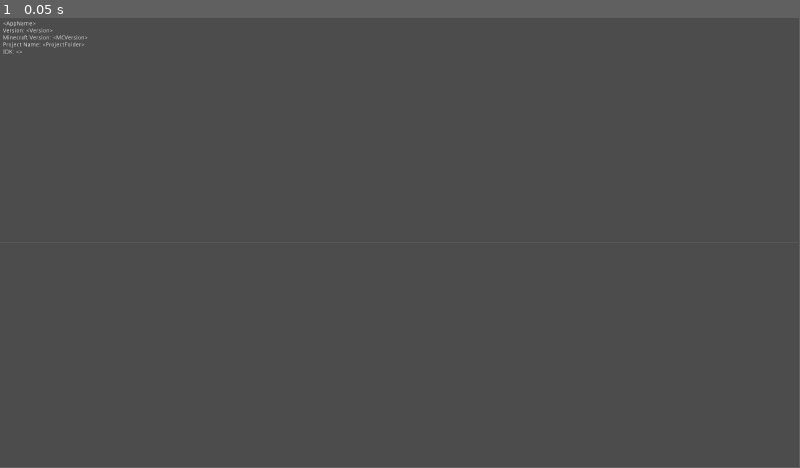
Above: before the commit, frame 1.
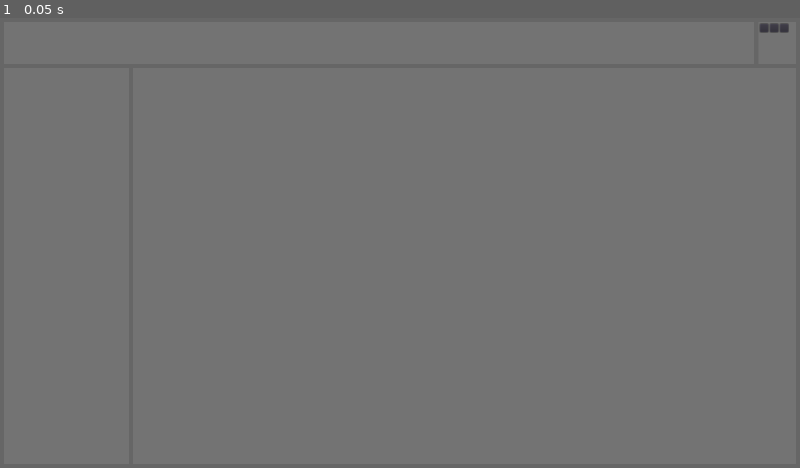
Above: after the commit, the same moment.

Repository: reapersremorse/MCUA
Game: Godot game, scene res://AppFiles/GlobalAssets/MCUA_Main_NODE.tscn
The game is run twice, just before and just after one commit, with the same random seed, the same clock (stepped at 60 frames per second) and the same inputs.
Inputs:
- Up to frame 1 (0.05 s): no input
The window is 799x449 before the commit and 800x450 after it. Grey fills any space a smaller window leaves; there, only what the larger window draws over its background counts as a difference.

The runs differ from the first frame. In frame 1, 99% of the frame differs, in the area x 0-100%, y 0-100%.

Commit message:
More stuffs
Stuffssss

Diff:
--- a/AppFiles/GlobalAssets/MCUA_Main_NODE.tscn
+++ b/AppFiles/GlobalAssets/MCUA_Main_NODE.tscn
@@ -4,29 +4,76 @@
 
 [node name="Global" type="Node" parent="."]
 
-[node name="Label" type="Label" parent="Global"]
-margin_left = 7.0
-margin_top = 7.0
-margin_right = 211.0
-margin_bottom = 106.0
-text = "<AppName>
-Version: <Version>
-Minecraft Version: <MCVersion>
-Project Name: <ProjectFolder>
-IDK: <>
- "
+[node name="BackGroundMain" type="ColorRect" parent="Global"]
+margin_right = 1920.0
+margin_bottom = 1080.0
+color = Color( 0.501961, 0.501961, 0.501961, 0.501961 )
 __meta__ = {
 "_edit_use_anchors_": false
 }
 
-[node name="UI_Main" type="Control" parent="Global"]
-margin_left = -0.5
-margin_right = 1919.5
-margin_bottom = 1080.0
+[node name="BackGroundButtonsMenu" type="ColorRect" parent="Global/BackGroundMain"]
+margin_left = 10.0
+margin_top = 10.0
+margin_right = 1810.0
+margin_bottom = 110.0
+rect_pivot_offset = Vector2( 1165.42, 50 )
+color = Color( 0.501961, 0.501961, 0.501961, 0.501961 )
 __meta__ = {
 "_edit_use_anchors_": false
 }
 
-[node name="HSeparator" type="HSeparator" parent="Global/UI_Main"]
-margin_right = 1920.0
-margin_bottom = 1080.0
+[node name="BackGroundButtonsFunctions" type="ColorRect" parent="Global/BackGroundMain"]
+margin_left = 1820.0
+margin_top = 10.0
+margin_right = 1910.0
+margin_bottom = 110.0
+rect_pivot_offset = Vector2( 1165.42, 50 )
+color = Color( 0.501961, 0.501961, 0.501961, 0.501961 )
+__meta__ = {
+"_edit_use_anchors_": false
+}
+
+[node name="CloseAppButton" type="Button" parent="Global/BackGroundMain/BackGroundButtonsFunctions"]
+margin_left = 4.0
+margin_top = 4.0
+margin_right = 23.8821
+margin_bottom = 24.0
+__meta__ = {
+"_edit_use_anchors_": false
+}
+
+[node name="MinimizeAppButton" type="Button" parent="Global/BackGroundMain/BackGroundButtonsFunctions"]
+margin_left = 28.0
+margin_top = 4.0
+margin_right = 48.0
+margin_bottom = 24.0
+__meta__ = {
+"_edit_use_anchors_": false
+}
+
+[node name="MinMaxAppButton" type="Button" parent="Global/BackGroundMain/BackGroundButtonsFunctions"]
+margin_left = 52.0
+margin_top = 4.0
+margin_right = 72.0
+margin_bottom = 24.0
+__meta__ = {
+"_edit_use_anchors_": false
+}
+
+[node name="BackGroundInspector" type="ColorRect" parent="Global/BackGroundMain"]
+margin_left = 10.0
+margin_top = 120.0
+margin_right = 310.0
+margin_bottom = 1070.0
+color = Color( 0.501961, 0.501961, 0.501961, 0.501961 )
+
+[node name="BackGroundScene" type="ColorRect" parent="Global/BackGroundMain"]
+margin_left = 320.0
+margin_top = 120.0
+margin_right = 1910.0
+margin_bottom = 1070.0
+color = Color( 0.501961, 0.501961, 0.501961, 0.501961 )
+__meta__ = {
+"_edit_use_anchors_": false
+}
--- a/project.godot
+++ b/project.godot
@@ -23,6 +23,8 @@
 
 window/size/width=1920
 window/size/height=1080
+window/stretch/mode="viewport"
+window/stretch/aspect="keep"
 
 [editor_plugins]
 
